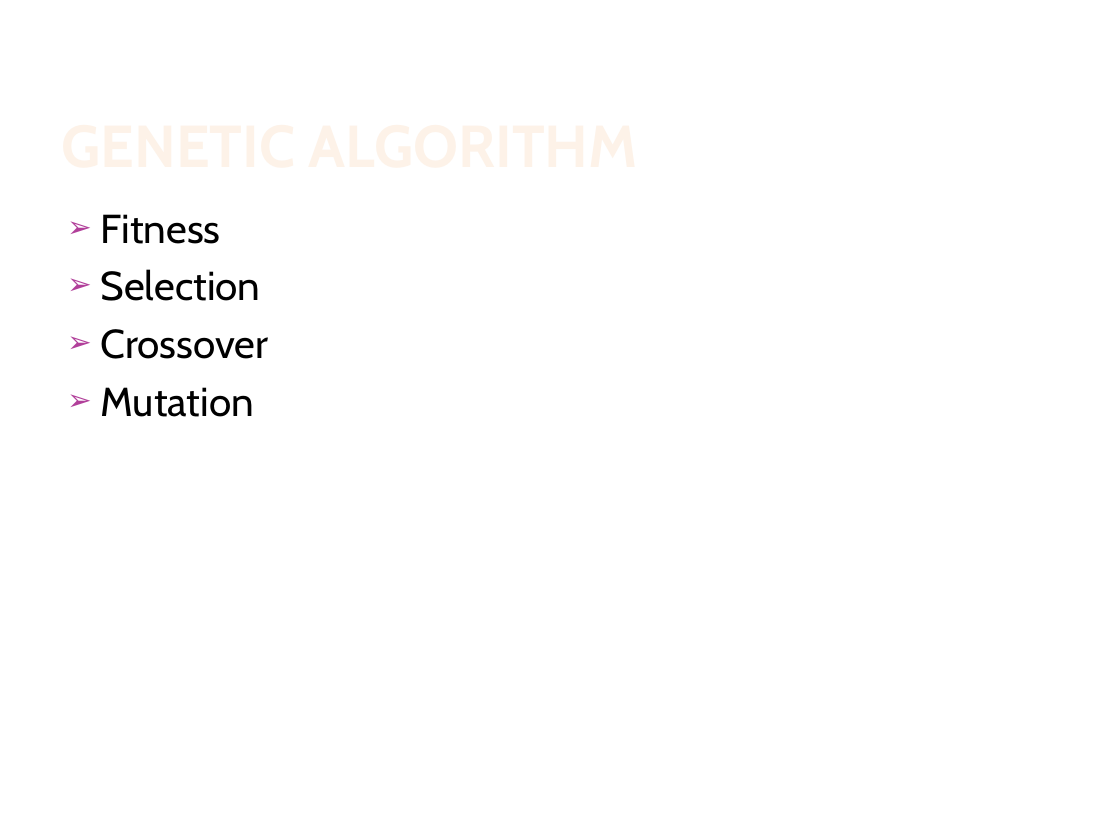
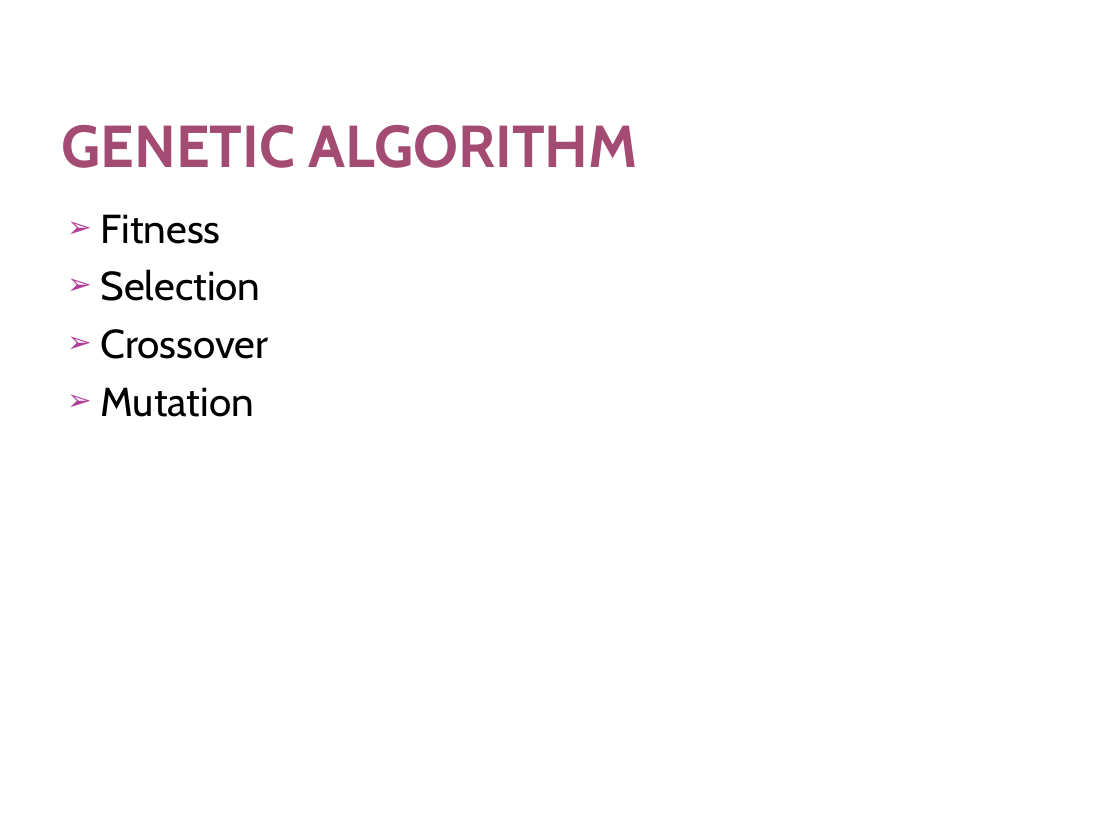
Before and after one commit to diagnoza/develop-, a slide deck: slide 12 of Project1-1/Phase3/Presentation-Phase3.pptx. Drawn at 1120x840 pixels with LibreOffice and Linux fonts; fonts in the diff are those of the drawing; background and template pictures are left out. Boxes give left, top, right and bottom in pixels: in the first picture for what was removed or moved away, otherwise in the second. Text is boxed around its words. In the diff, an @@ line names an element or a change of style, - is before the commit and + after.

```diff
--- a/Project1-1/Phase3/Presentation-Phase3.pptx
+++ b/Project1-1/Phase3/Presentation-Phase3.pptx
@@ title "GENETIC ALGORITHM" at bbox=[62, 125, 638, 168]: text colour gradient #FEF7F1 to #FEF3E8 to #FBCF9C to #F9B94C to #A34B73 @@
```
Also in this commit, not shown: 15 other slides changed.
